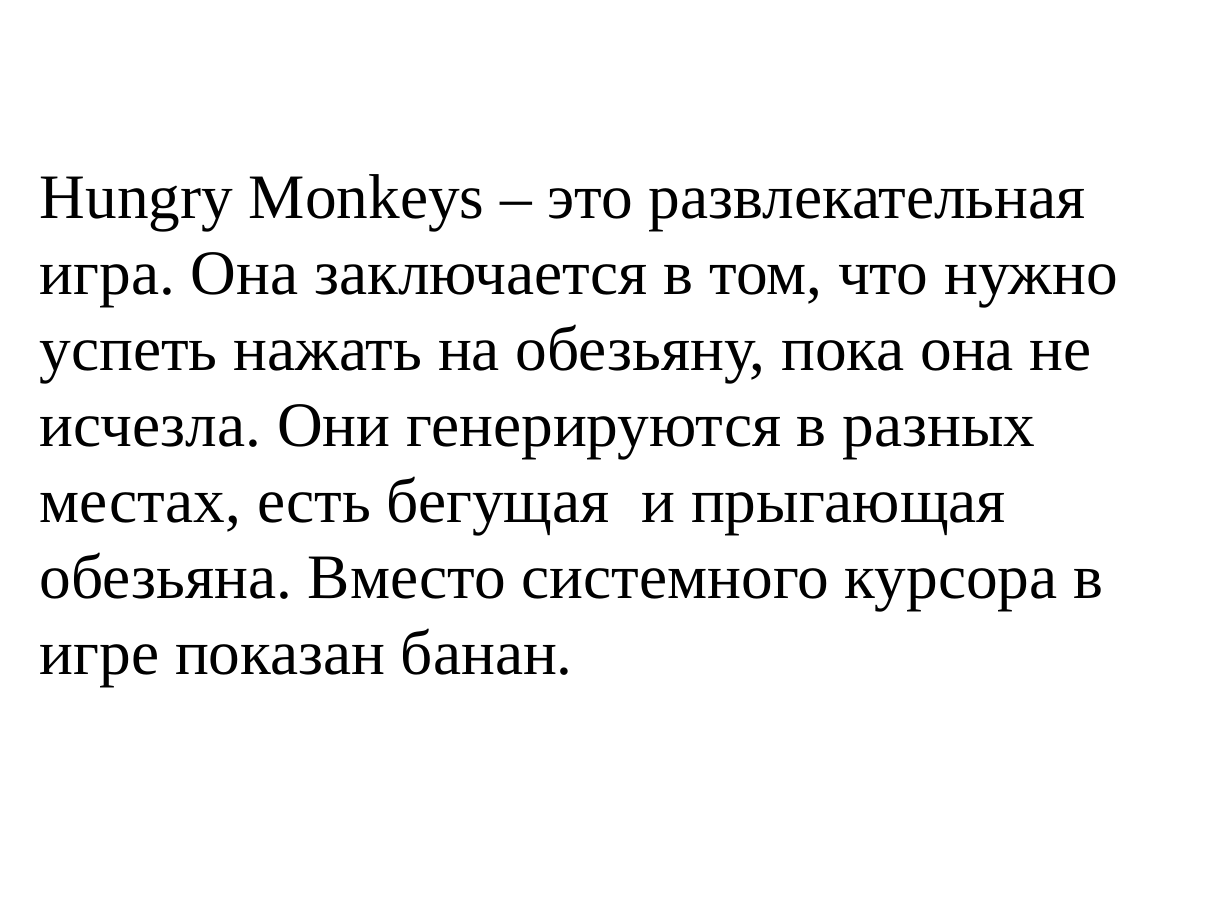
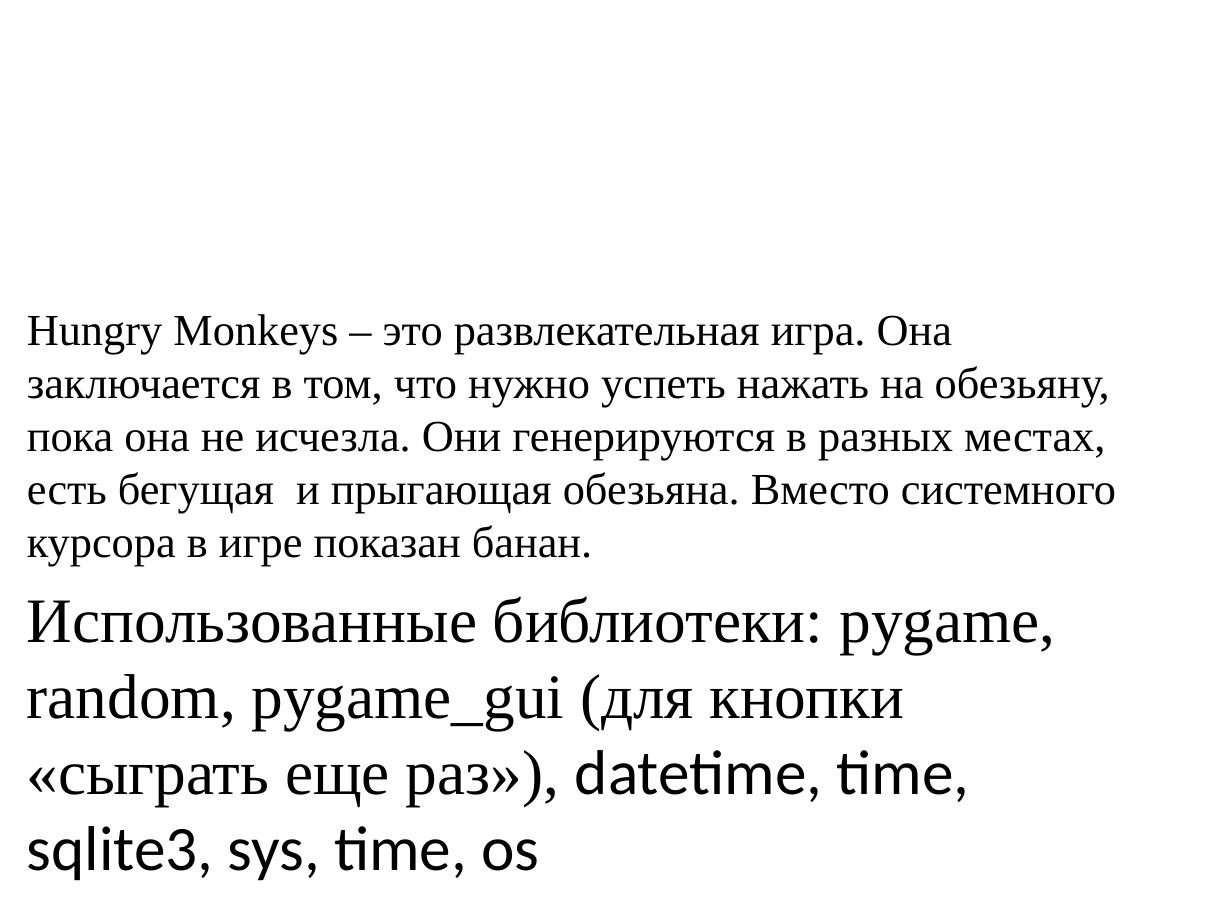
Before and after one commit to Vitalia2005/Hungry-Monkeys, a slide deck: slide 2 of презентация.pptx. Drawn at 1232x924 pixels with LibreOffice and Linux fonts; fonts in the diff are those of the drawing. Boxes give left, top, right and bottom in pixels: in the first picture for what was removed or moved away, otherwise in the second. Text is boxed around its words. In the diff, an @@ line names an element or a change of style, - is before the commit and + after.

```diff
--- a/презентация.pptx
+++ b/презентация.pptx
@@ text "Hungry Monkeys – это развлекательная ...": place and size @@
-text "Hungry Monkeys – это развлекательная ..." at (40,174,1118,686)
+text "Hungry Monkeys – это развлекательная ..." at (27,314,1116,806)
@@ text at (27,314,1116,566): size 37 to 25.9 pt in "Hungry Monkeys – это развлекательная игра. Она ..."; less space between paragraphs @@
@@ text at (27,596,1055,806): paragraph added @@
+Использованные библиотеки: pygame, random, pygame_gui (для кнопки «сыграть еще раз»), datetime, time, sqlite3, sys, time, os
```
Also in this commit, not shown: 4 slides added, 4 slides removed.
